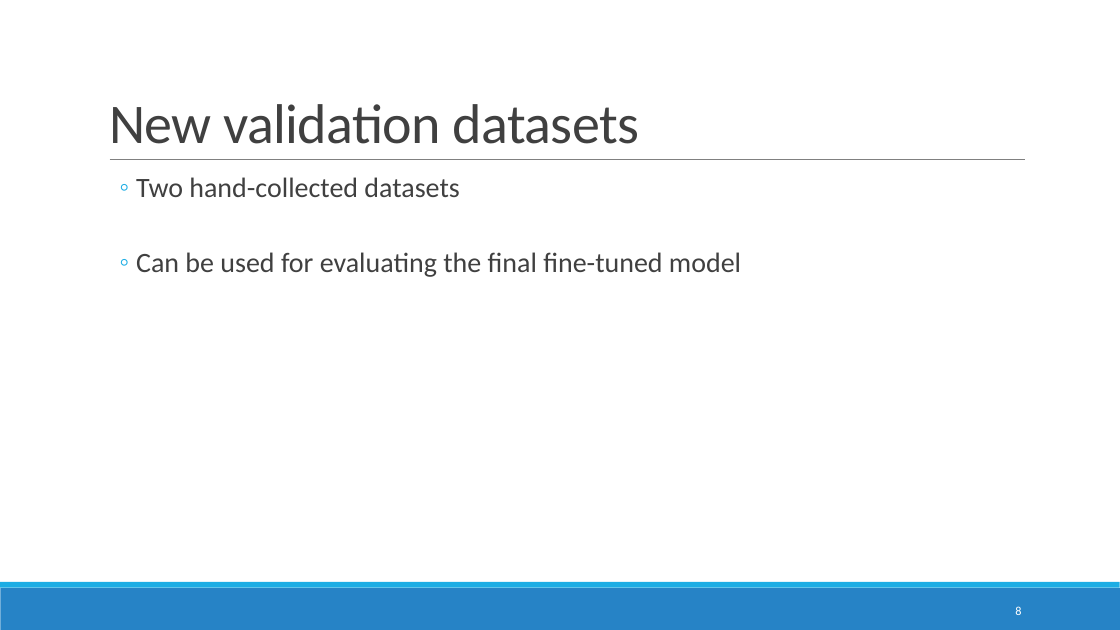
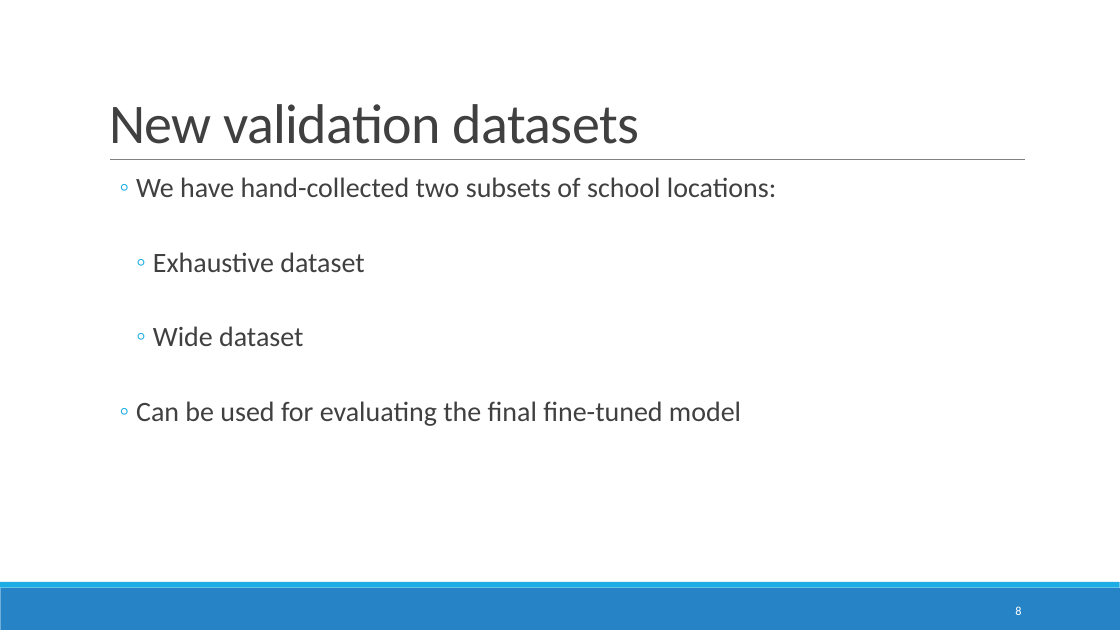
Before and after one commit to DomJamb/school_mapping, a slide deck: slide 8 of presentations/16.1/School mapping in ESRI imagery.pptx. Drawn at 1120x630 pixels with LibreOffice and Linux fonts; fonts in the diff are those of the drawing. Boxes give left, top, right and bottom in pixels: in the first picture for what was removed or moved away, otherwise in the second. Text is boxed around its words. In the diff, an @@ line names an element or a change of style, - is before the commit and + after.

```diff
--- a/presentations/16.1/School mapping in ESRI imagery.pptx
+++ b/presentations/16.1/School mapping in ESRI imagery.pptx
@@ text at bbox=[136, 177, 776, 346]: text changed @@
-  ◦ Two hand-collected datasets
+  ◦ We have hand-collected two subsets of school locations:
+    ◦ Exhaustive dataset
+    ◦ Wide dataset
```
Also in this commit, not shown: 8 other slides changed, 3 slides removed, 1 other file.
